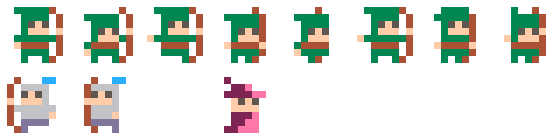
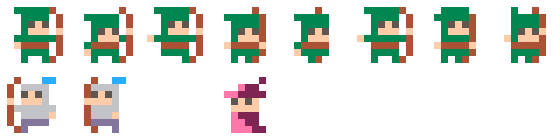
Layers edited between the first and the second w=560, h=140 image:
added layer "Pasted Layer" above "a" over [224, 77, 266, 133]
painted on "a" over [224, 77, 266, 133]
